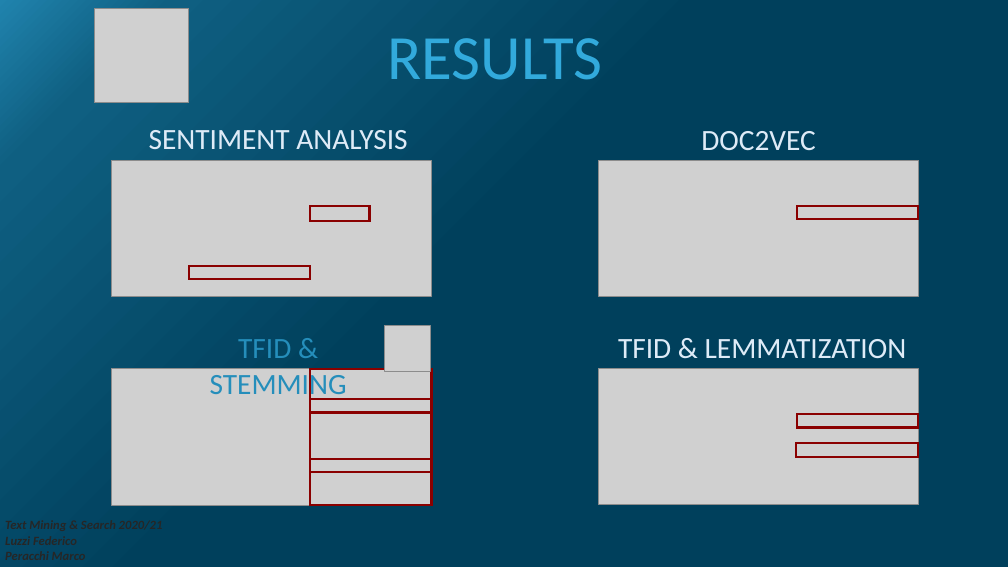
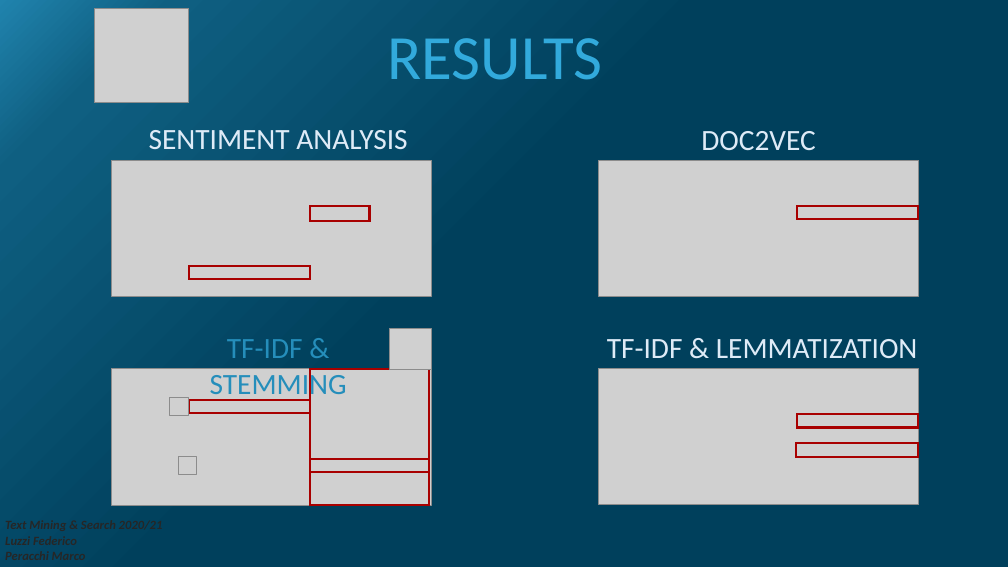
Before and after one commit to MarcoP9/textmining, a slide deck: slide 7 of PresentationTextMining.pptx. Drawn at 1008x567 pixels with LibreOffice and Linux fonts; fonts in the diff are those of the drawing; grey boxes stand for pictures. Boxes give left, top, right and bottom in pixels: in the first picture for what was removed or moved away, otherwise in the second. Text is boxed around its words. In the diff, an @@ line names an element or a change of style, - is before the commit and + after.

Commit message:
presentation

```diff
--- a/PresentationTextMining.pptx
+++ b/PresentationTextMining.pptx
@@ picture: place and size @@
-picture at (385,326,431,372)
+picture at (390,328,432,370)
@@ text at (210,339,347,401): text changed @@
-TFID & STEMMING
+TF-IDF & STEMMING
@@ text at (607,339,918,358): text changed @@
-TFID & LEMMATIZATION
+TF-IDF & LEMMATIZATION
@@ picture added at (170,398,188,416) @@
@@ outline #8A0000 2 pt to #A80000 2 pt in 8 elements at (188,266,310,280), (310,206,370,221), (797,206,919,219), (797,414,919,428), (796,444,918,457), (310,369,429,505), (310,459,429,473), (189,400,311,414) @@
@@ rectangle: place and size @@
-rectangle at (310,399,432,413)
+rectangle at (189,400,311,414)
@@ picture added at (178,456,197,474) @@
```
Also in this commit, not shown: 6 other slides changed.
